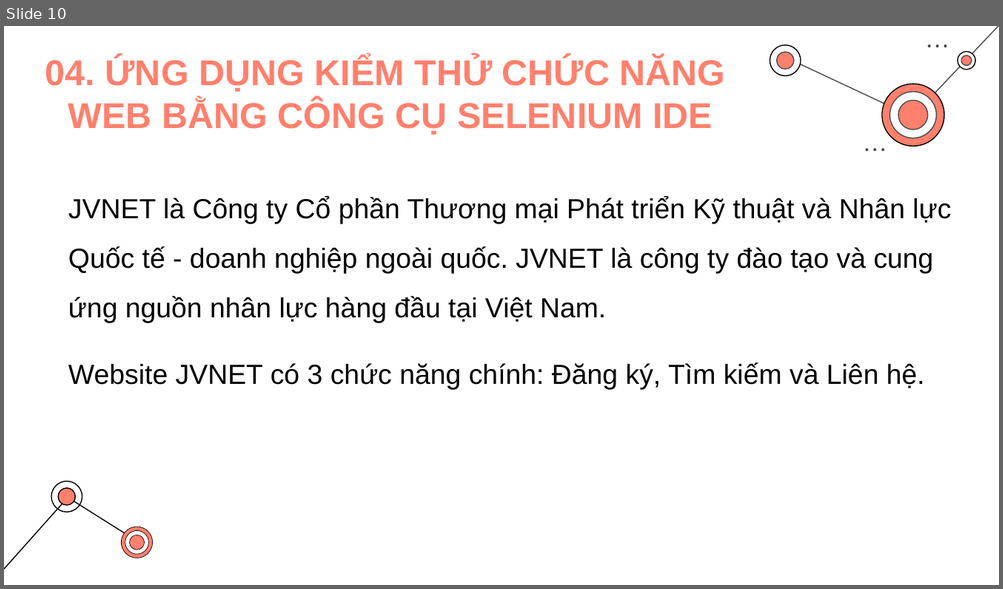
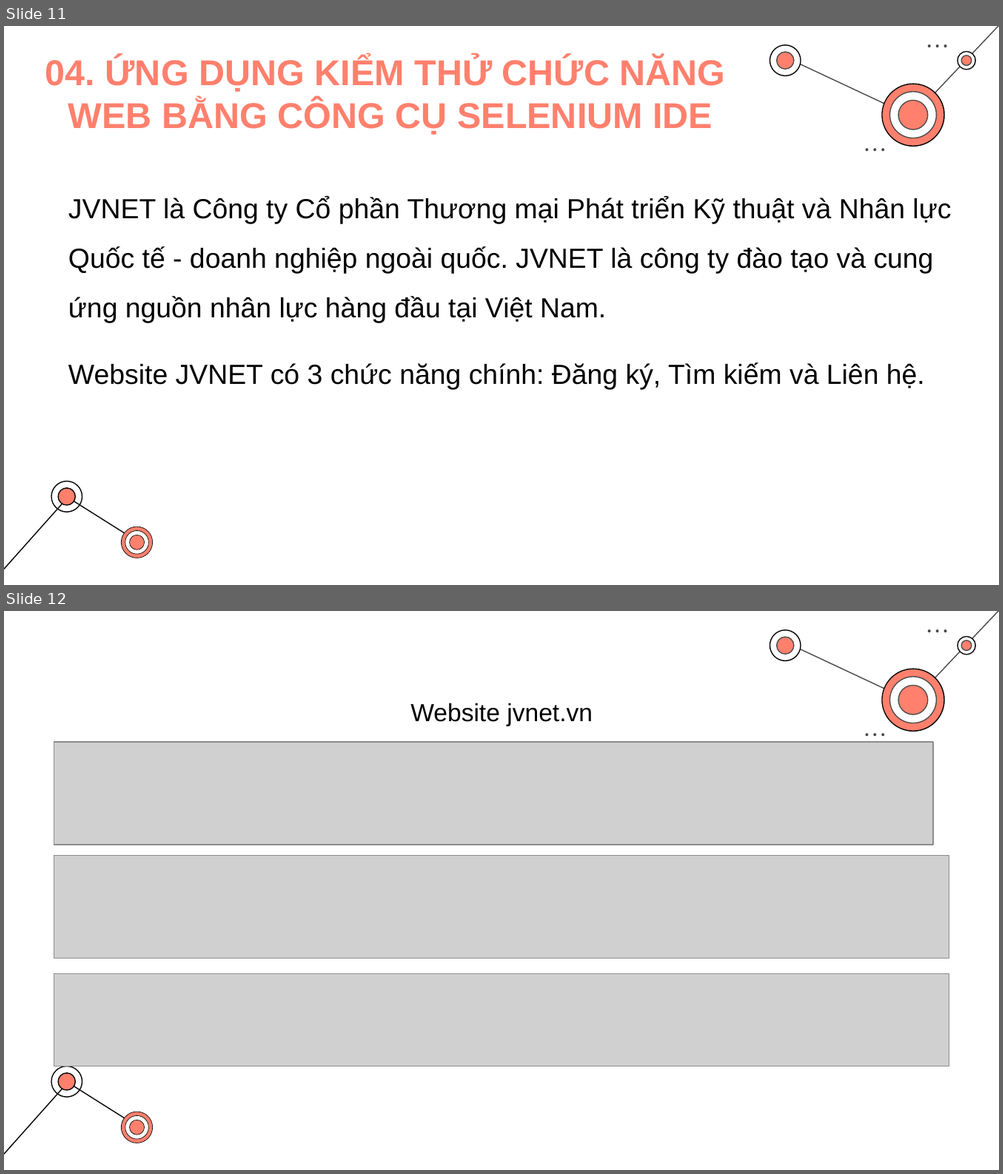
Before and after one commit to dtthvnh/VuThanhDat-2019600936, a slide deck: DATN-Selenium/BAOCAOKHOALUAN.pptx. Shown one above the other, each under a label of ours: slide 10 before the commit, slides 11 and 12 after it. The pictures are 1003x589 and 1003x1174 pixels, drawn with LibreOffice and Linux fonts; fonts in the diff are those of the drawing; grey boxes stand for pictures. Boxes give left, top, right and bottom in pixels: in the first picture for what was removed or moved away, otherwise in the second. Text is boxed around its words. In the diff, an @@ line names an element or a change of style, - is before the commit and + after.

```diff
--- a/DATN-Selenium/BAOCAOKHOALUAN.pptx
+++ b/DATN-Selenium/BAOCAOKHOALUAN.pptx
@@ slide 12 added at [4, 611, 999, 1170], background #FFFFFF; not listed: 33 template elements that a slide beside it also shows @@
@@ title added at [410, 703, 592, 726], 18 pt, text #000000 @@
+Website jvnet.vn
@@ picture added at [54, 742, 933, 846] @@
@@ picture added at [54, 856, 949, 959] @@
@@ picture added at [54, 974, 949, 1067] @@
@@ what was slide 10 is now slide 11 @@
```
Also in this commit, not shown: 4 slides changed, 4 other slides added, 1 slide removed, 5 other files.
